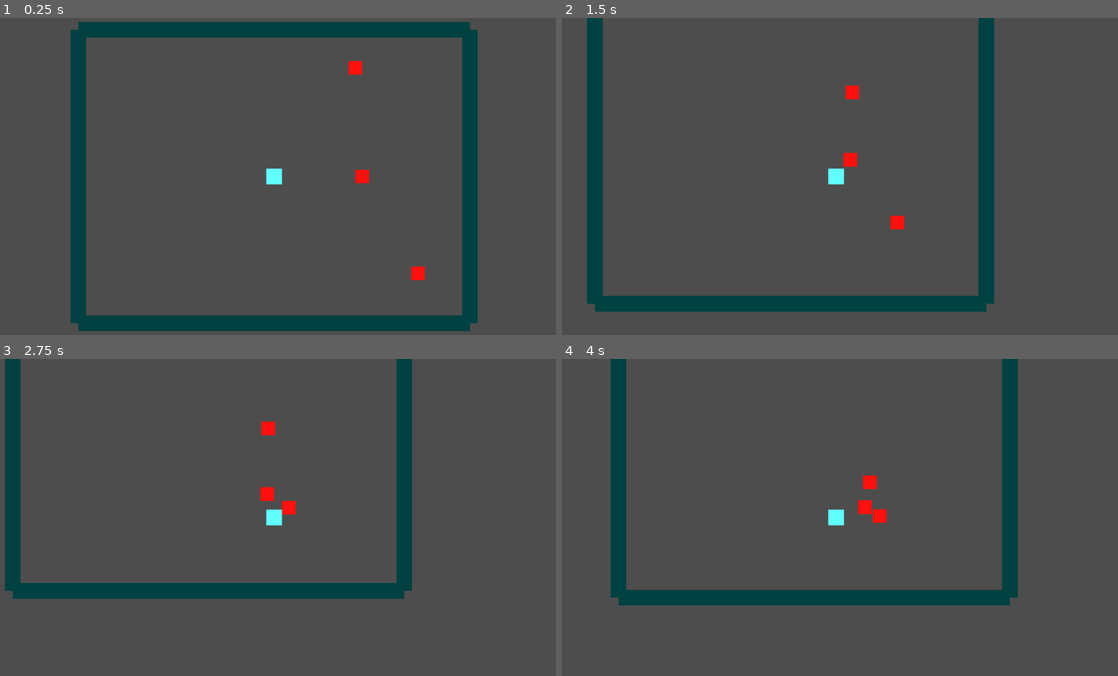
Above: before the commit, frames 1-4 (two rows, left to right).
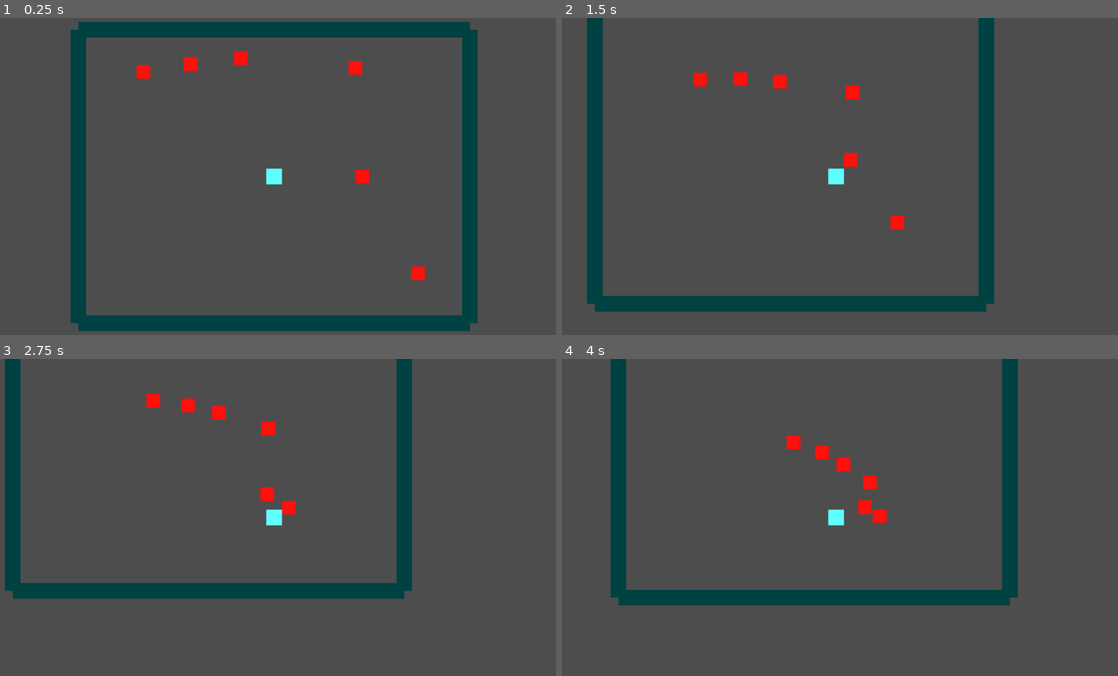
Above: after the commit, the same moments.

Repository: Litrudy/combine-dao
Game: Godot game, scene res://scenes/player/realm_test_map.tscn
The game is run twice, just before and just after one commit, with the same random seed, the same clock (stepped at 60 frames per second) and the same inputs.
Inputs (mouse positions are in pixels of both pictures, inside the frame that each line leads up to):
- Up to frame 1 (0.25 s): no input
- Up to frame 2 (1.5 s): tap Enter at 0.5 s; move the mouse to (962, 160) at 0.52 s; press the mouse at (962, 160) at 0.53 s; hold D (move_right) 0.53-1.28 s; move the mouse to (723, 192) at 1.27 s; release the mouse at (723, 192) at 1.28 s; hold S (move_down) from 1.28 s (still down); tap K at 1.35 s
- Up to frame 3 (2.75 s): move the mouse to (328, 447) at 2.02 s; release S (move_down) at 2.03 s; hold D (move_right) from 2.03 s (still down); tap H at 2.1 s
- Up to frame 4 (4 s): move the mouse to (806, 580) at 2.77 s; release D (move_right) at 2.78 s; hold W (move_up) 2.78-3.53 s; click (806, 580) at 2.85 s; move the mouse to (1006, 565) at 3.52 s; hold A (move_left) from 3.53 s (still down); tap K at 3.6 s

The runs differ from the first frame. In frame 1, 0.3% of the frame differs, in the area x 24-45%, y 10-20%; in frame 2, 0.3%; in frame 3, 0.3%; in frame 4, 0.3%.

Commit message:
feat: 实现剑气流机缘差异化

Diff:
--- a/scenes/enemy/beast.tscn
+++ b/scenes/enemy/beast.tscn
@@ -8,6 +8,7 @@
 
 [node name="Beast" type="CharacterBody2D" unique_id=748534951 groups=["enemy"]]
 script = ExtResource("1_s6uuk")
+cultivation_reward = 2
 
 [node name="Visual" type="Polygon2D" parent="." unique_id=1926268240]
 color = Color(1, 0.0627451, 0.050980393, 1)
--- a/scenes/player/cultivator.gd
+++ b/scenes/player/cultivator.gd
@@ -23,8 +23,12 @@
 ## 修炼层数
 var cultivation_level: int = 1
 
-## 剑气伤害加成（由机缘累加）
+## 剑气流：剑气伤害加成（由机缘累加）
 var sword_damage_bonus: int = 0
+## 剑气流：剑气额外穿透次数
+var sword_pierce_bonus: int = 0
+## 剑气流：是否启用残血斩杀
+var sword_execute_enabled: bool = false
 
 ## 攻击冷却剩余时间，<=0 时可再次攻击
 var _attack_timer: float = 0.0
@@ -110,8 +114,10 @@
 	var sword_qi := SwordQiScene.instantiate()
 	sword_qi.global_position = global_position
 	sword_qi.direction = direction
-	# 叠加机缘提供的剑气伤害加成
+	# 叠加剑气流机缘效果：伤害、穿透、斩杀
 	sword_qi.damage += sword_damage_bonus
+	sword_qi.pierce_remaining = sword_pierce_bonus
+	sword_qi.execute_enabled = sword_execute_enabled
 	# 添加到场景树（挂到父节点下，使剑气独立于玩家移动）
 	get_parent().add_child(sword_qi)
 
@@ -162,8 +168,8 @@
 
 ## 机缘被选择后的回调
 func _on_boon_selected(boon: Dictionary) -> void:
+	# 应用效果（具体效果与提示由 apply_boon 处理）
 	apply_boon(boon)
-	print("已获得机缘：", boon.get("boon_name", "?"))
 
 	# 突破：层数 +1，修为清零（所需修为暂保持不变，方便测试）
 	cultivation_level += 1
@@ -173,29 +179,27 @@
 	_choosing_boon = false
 
 
-## 根据机缘的 effect_type 应用效果
+## 根据机缘 id 应用效果（M1 任务 7：实现剑气流三个机缘）
 func apply_boon(boon: Dictionary) -> void:
-	var effect_type: String = boon.get("effect_type", "")
-	var value: float = float(boon.get("effect_value", 0))
-
-	match effect_type:
-		"sword_damage_bonus":
-			# 增加剑气伤害
-			sword_damage_bonus += int(value)
-		"speed_bonus":
-			# 增加移动速度
-			speed += value
-		"max_hp_bonus":
-			# 增加气血上限，并同步补满新增的气血
-			vitals.max_qi_blood += int(value)
-			vitals.current_qi_blood += int(value)
-			max_qi_blood = vitals.max_qi_blood
-		"attack_cooldown_bonus":
-			# 减少攻击冷却（下限保护，避免过低）
-			attack_cooldown = max(attack_cooldown - value, 0.05)
+	var id: String = boon.get("id", "")
+
+	match id:
+		# ===== 剑气流 =====
+		"sword_qi_basic":
+			# 基础剑气：剑气伤害 +6
+			sword_damage_bonus += 6
+			print("已获得机缘：基础剑气，剑气伤害 +6")
+		"sword_qi_pierce":
+			# 剑气穿透：额外穿透次数 +2
+			sword_pierce_bonus += 2
+			print("已获得机缘：剑气穿透，穿透次数 +2")
+		"sword_execute":
+			# 残血斩杀：开启斩杀低血敌人
+			sword_execute_enabled = true
+			print("已获得机缘：残血斩杀，剑气可斩杀低于 20% 气血的敌人")
 		_:
-			# 其余效果（穿透 / 斩杀 / 御兽 / 毒系）留待后续里程碑实现
-			print("（机缘效果暂未实现，留待后续里程碑：", effect_type, "）")
+			# 御兽流 / 毒蛊流留待后续里程碑实现
+			print("已获得机缘：", boon.get("boon_name", "?"), "（效果将在后续里程碑实现）")
 
 
 # ===== 气血组件信号回调 =====
--- a/scenes/player/realm_test_map.tscn
+++ b/scenes/player/realm_test_map.tscn
@@ -88,3 +88,12 @@
 motion_mode = 1
 
 [node name="BoonChoicePanel" parent="." unique_id=1534450875 instance=ExtResource("3_boonui")]
+
+[node name="Beast4" parent="." unique_id=582597048 instance=ExtResource("2_y2vg1")]
+position = Vector2(-283, -226)
+
+[node name="Beast5" parent="." unique_id=175002150 instance=ExtResource("2_y2vg1")]
+position = Vector2(-183, -246)
+
+[node name="Beast6" parent="." unique_id=1457226512 instance=ExtResource("2_y2vg1")]
+position = Vector2(-73, -261)
--- a/scenes/player/sword_qi.gd
+++ b/scenes/player/sword_qi.gd
@@ -1,7 +1,7 @@
 extends Area2D
 ## 剑气（玩家基础攻击投射物）
-## M1 任务 4 —— 朝指定方向飞行，命中妖兽造成伤害后消失。
-## 不含穿透 / 斩杀 / 升级逻辑。
+## M1 任务 4 / 7 —— 朝指定方向飞行，命中妖兽造成伤害。
+## 剑气流机缘：支持穿透、残血斩杀。
 
 ## 命中伤害
 @export var damage: int = 12
@@ -12,6 +12,16 @@
 
 ## 飞行方向（由生成方传入，需为单位向量）
 var direction: Vector2 = Vector2.RIGHT
+
+## 剩余可穿透敌人数（额外穿透次数，由「剑气穿透」机缘提供）
+var pierce_remaining: int = 0
+## 是否可斩杀残血敌人（由「残血斩杀」机缘提供）
+var execute_enabled: bool = false
+## 斩杀血量阈值（当前气血 / 最大气血 低于此值时斩杀）
+const EXECUTE_THRESHOLD: float = 0.2
+
+## 已命中过的目标，避免同一剑气对同一妖兽重复造成伤害
+var _hit_targets: Array = []
 
 
 func _ready() -> void:
@@ -45,10 +55,30 @@
 	if not target.is_in_group("enemy"):
 		return
 
-	# 查找妖兽的 Vitals 子节点并造成伤害
+	# 同一剑气不对同一妖兽重复造成伤害
+	if target in _hit_targets:
+		return
+	_hit_targets.append(target)
+
+	# 查找妖兽的 Vitals 子节点
 	var enemy_vitals: Vitals = target.get_node_or_null("Vitals") as Vitals
 	if enemy_vitals != null:
-		enemy_vitals.take_damage(damage)
+		if execute_enabled and _is_executable(enemy_vitals):
+			# 残血斩杀：造成等于当前气血的伤害，直接击杀
+			enemy_vitals.take_damage(enemy_vitals.current_qi_blood)
+		else:
+			# 普通命中：造成剑气伤害
+			enemy_vitals.take_damage(damage)
 
-	# 命中后剑气消失（无穿透）
-	queue_free()
+	# 穿透处理：仍有穿透次数则继续飞行，否则消失
+	if pierce_remaining > 0:
+		pierce_remaining -= 1
+	else:
+		queue_free()
+
+
+## 判断妖兽是否处于可斩杀的残血状态（气血占比低于阈值）
+func _is_executable(enemy_vitals: Vitals) -> bool:
+	if enemy_vitals.max_qi_blood <= 0:
+		return false
+	return float(enemy_vitals.current_qi_blood) / float(enemy_vitals.max_qi_blood) < EXECUTE_THRESHOLD
--- a/scripts/systems/boon_manager.gd
+++ b/scripts/systems/boon_manager.gd
@@ -20,32 +20,32 @@
 ## 返回 M1 全部 9 个机缘数据（每次返回新数组，避免外部修改污染）
 func get_all_boons() -> Array[Dictionary]:
 	return [
-		# ===== 剑修流派 =====
+		# ===== 剑气流 =====
 		{
-			"id": "sword_basic",
+			"id": "sword_qi_basic",
 			"boon_name": "基础剑气",
-			"description": "剑气伤害提升。",
-			"school_tags": ["剑修"],
+			"description": "剑气伤害 +6。",
+			"school_tags": ["剑气流"],
 			"effect_type": "sword_damage_bonus",
-			"effect_value": 5,
+			"effect_value": 6,
 		},
 		{
-			"id": "sword_pierce",
+			"id": "sword_qi_pierce",
 			"boon_name": "剑气穿透",
-			"description": "剑气可贯穿敌人。",
-			"school_tags": ["剑修"],
-			"effect_type": "sword_pierce",
-			"effect_value": 1,
+			"description": "剑气可额外穿透 2 个敌人。",
+			"school_tags": ["剑气流"],
+			"effect_type": "sword_pierce_bonus",
+			"effect_value": 2,
 		},
 		{
 			"id": "sword_execute",
 			"boon_name": "残血斩杀",
-			"description": "对残血妖兽造成斩杀。",
-			"school_tags": ["剑修"],
-			"effect_type": "execute",
+			"description": "斩杀气血低于 20% 的敌人。",
+			"school_tags": ["剑气流"],
+			"effect_type": "sword_execute",
 			"effect_value": 0.2,
 		},
-		# ===== 御兽流派 =====
+		# ===== 御兽流 =====
 		{
 			"id": "beast_summon_wolf",
 			"boon_name": "召唤灵狼",
@@ -70,29 +70,29 @@
 			"effect_type": "max_hp_bonus",
 			"effect_value": 20,
 		},
-		# ===== 毒道流派 =====
+		# ===== 毒蛊流 =====
 		{
-			"id": "poison_cloud",
+			"id": "poison_mist",
 			"boon_name": "毒雾",
 			"description": "释放毒雾持续伤害。",
-			"school_tags": ["毒道"],
-			"effect_type": "poison_cloud",
+			"school_tags": ["毒蛊流"],
+			"effect_type": "poison_mist",
 			"effect_value": 2,
 		},
 		{
 			"id": "poison_stack",
 			"boon_name": "叠毒",
 			"description": "中毒可叠加层数。",
-			"school_tags": ["毒道"],
+			"school_tags": ["毒蛊流"],
 			"effect_type": "poison_stack",
 			"effect_value": 1,
 		},
 		{
-			"id": "poison_burst",
+			"id": "poison_explosion",
 			"boon_name": "毒爆",
 			"description": "引爆毒层造成爆发伤害。",
-			"school_tags": ["毒道"],
-			"effect_type": "poison_burst",
+			"school_tags": ["毒蛊流"],
+			"effect_type": "poison_explosion",
 			"effect_value": 1,
 		},
 	]
